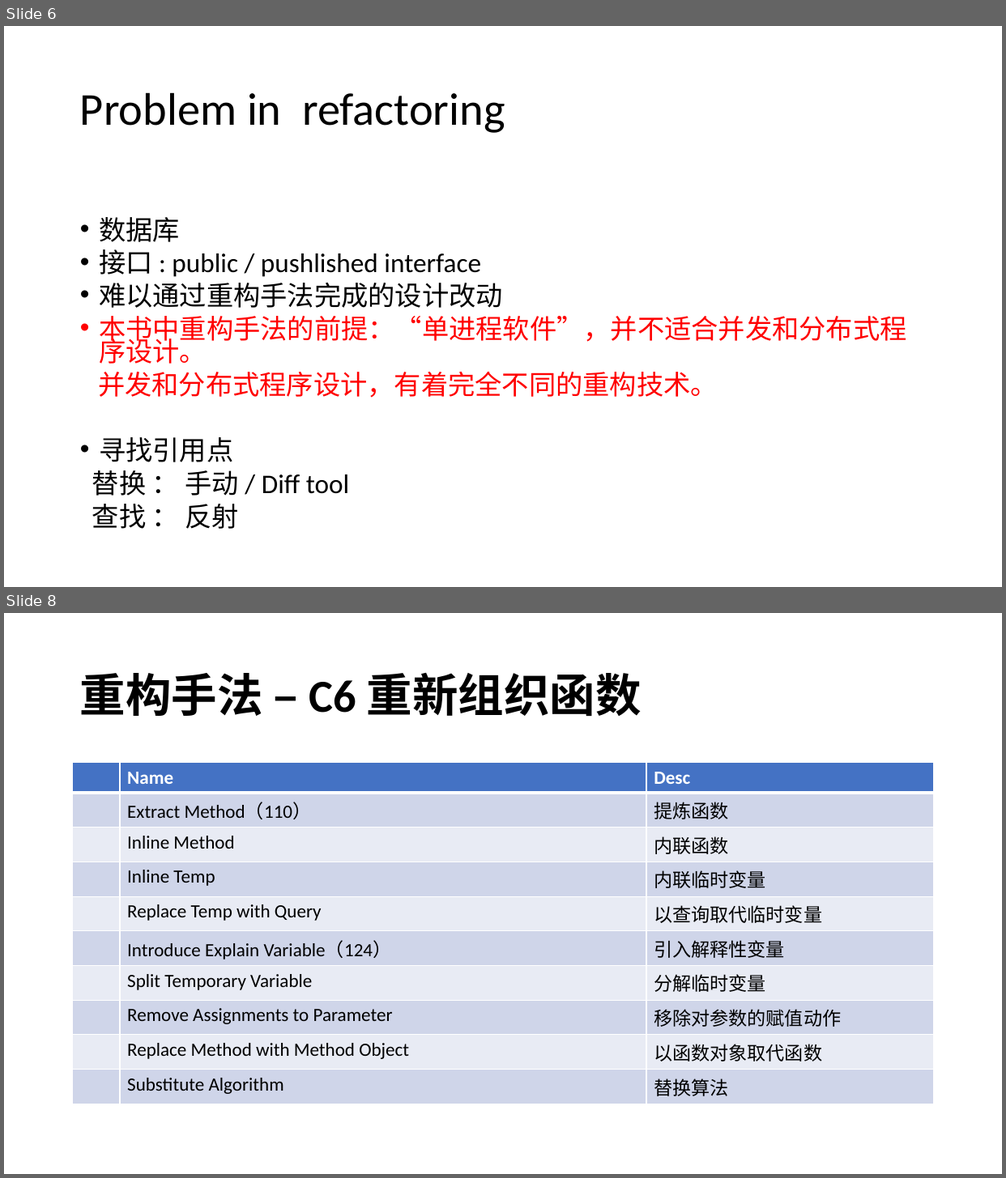
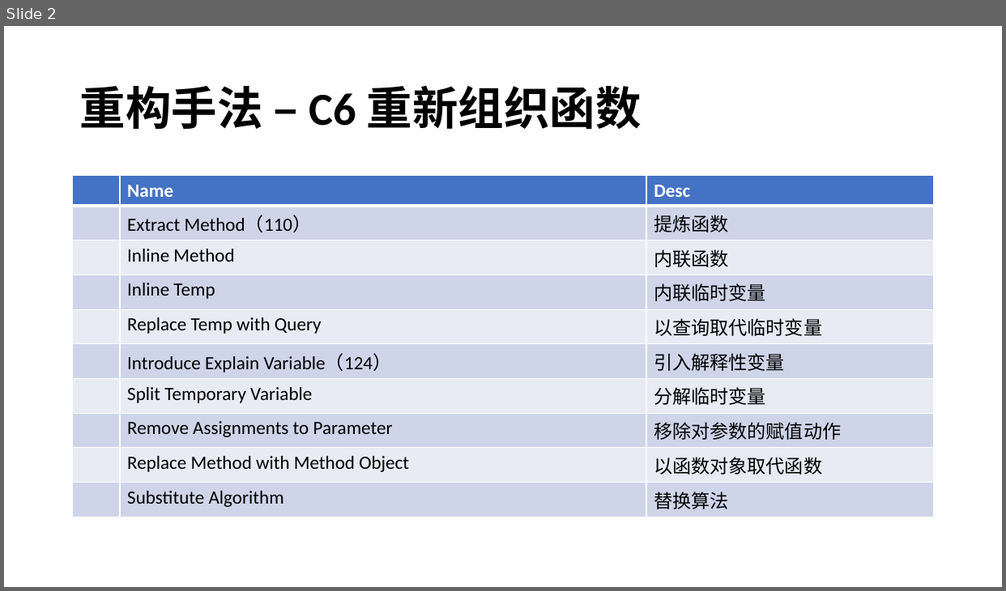
Before and after one commit to YingVickyCao/YingVickyCao.github.io, a slide deck: books/Refactoring/session/Refactoring_part2.pptx. Shown one above the other, each under a label of ours: slides 6 and 8 before the commit, slide 2 after it; the slides between them are not shown. The pictures are 1006x1178 and 1006x591 pixels, drawn with LibreOffice and Linux fonts; fonts in the diff are those of the drawing. Boxes give left, top, right and bottom in pixels: in the first picture for what was removed or moved away, otherwise in the second. Text is boxed around its words. In the diff, an @@ line names an element or a change of style, - is before the commit and + after.

Commit message:
refactoring

```diff
--- a/books/Refactoring/session/Refactoring_part2.pptx
+++ b/books/Refactoring/session/Refactoring_part2.pptx
@@ slide 6 removed at <box>4,26,1002,587</box>, background #FFFFFF @@
@@ title removed at <box>80,92,505,133</box> @@
-Problem in refactoring
@@ text removed at <box>92,217,906,529</box> @@
-• 数据库
-• 接口 : public / pushlished interface
-• 难以通过重构手法完成的设计改动
-• 本书中重构手法的前提：“单进程软件”，并不适合并发和分布式程序设计。
-并发和分布式程序设计，有着完全不同的重构技术。
-• 寻找引用点
-替换 ： 手动 / Diff tool
-查找 ： 反射
@@ what was slide 8 is now slide 2 @@
```
Also in this commit, not shown: 1 slide changed, 5 other slides removed, 7 other files.
